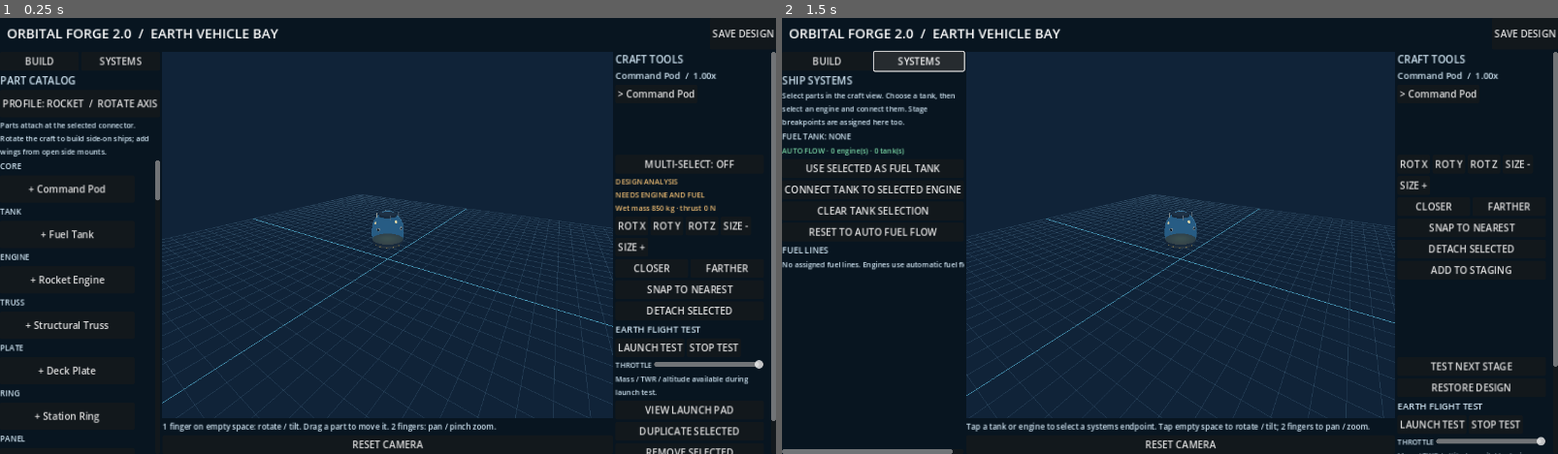
Above: before the commit, frames 1-2 (left to right).
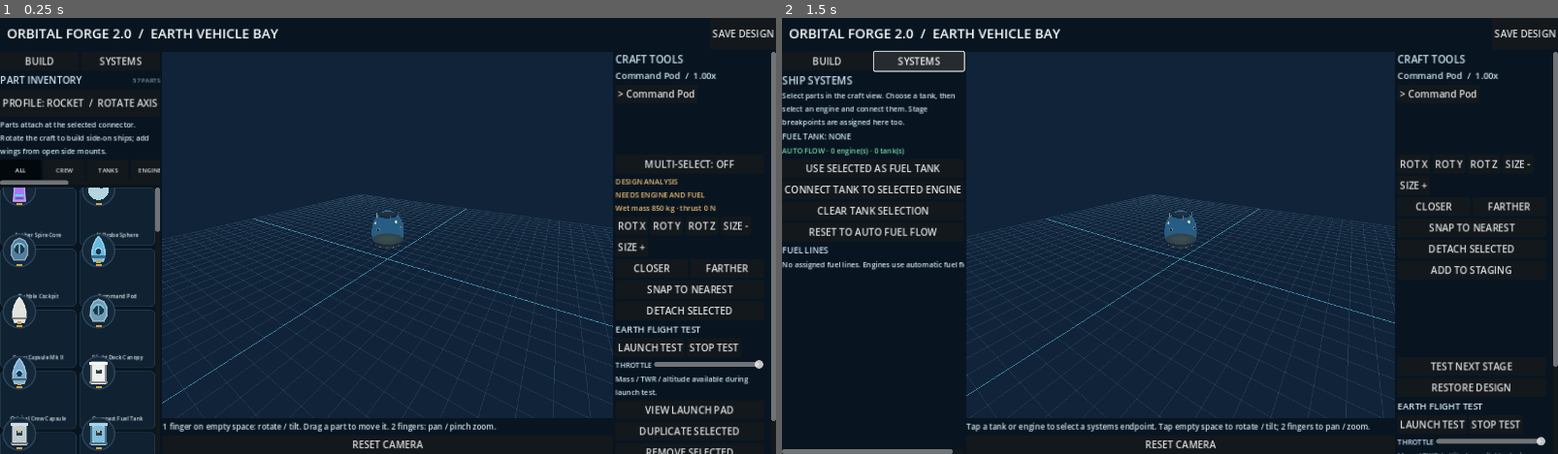
Above: after the commit, the same moments.

Repository: tpylman90-ctrl/-Orbital-Forge-2.0
Game: Godot game, scene res://scenes/main.tscn
Same seed, same stepped clock (60 frames per second), same inputs: the game is played once before the commit and once after it.
Inputs:
- Up to frame 1 (0.25 s): no input
- Up to frame 2 (1.5 s): click "SYSTEMS" at 0.5 s; click "SYSTEMS" at 1.25 s

The runs differ from the first frame. In frame 1, 4.7% of the frame differs, in the area x 0-21%, y 13-100%; in frame 2, nothing differs.

Commit message:
Add image based categorized part inventory

Diff:
--- a/scripts/main.gd
+++ b/scripts/main.gd
@@ -6,6 +6,7 @@
 const StageSimulator = preload("res://scripts/core/stage_simulator.gd")
 const LaunchPhysics = preload("res://scripts/core/launch_physics.gd")
 const LaunchView = preload("res://scripts/ui/launch_view.gd")
+const PartCatalogIcon = preload("res://scripts/ui/part_catalog_icon.gd")
 const SAVE := "user://earth_craft_v2.json"
 
 var active_craft: Dictionary = {}
@@ -46,6 +47,12 @@
 var drag_group: Array[String] = []
 var performance_label: Label
 var editor_hint: Label
+var catalog_scroll: ScrollContainer
+var catalog_tabs: HBoxContainer
+var catalog_grid: GridContainer
+var catalog_category_group: ButtonGroup
+var catalog_category := "ALL"
+const CATALOG_CATEGORY_ORDER := ["ALL","CREW","TANKS","ENGINES","HULL","AERO","STRUCTURE","STAGING","SYSTEMS"]
 
 func _ready() -> void:
  active_craft = Craft.load(SAVE)
@@ -104,7 +111,14 @@
  build_panel = VBoxContainer.new()
  build_panel.size_flags_vertical = Control.SIZE_EXPAND_FILL
  left.add_child(build_panel)
- build_panel.add_child(_label("PART CATALOG",17))
+ var catalog_heading := HBoxContainer.new()
+ build_panel.add_child(catalog_heading)
+ var catalog_title := _label("PART INVENTORY",16)
+ catalog_title.size_flags_horizontal = Control.SIZE_EXPAND_FILL
+ catalog_heading.add_child(catalog_title)
+ var catalog_count := _label("%02d PARTS" % Parts.ITEMS.size(),10)
+ catalog_count.add_theme_color_override("font_color",Color("#7e9aab"))
+ catalog_heading.add_child(catalog_count)
  profile_button = Button.new()
  profile_button.custom_minimum_size.y = 45
  profile_button.pressed.connect(_toggle_craft_profile)
@@ -113,24 +127,38 @@
  var profile_hint := _label("Parts attach at the selected connector. Rotate the craft to build side-on ships; add wings from open side mounts.",12)
  profile_hint.autowrap_mode = TextServer.AUTOWRAP_WORD_SMART
  build_panel.add_child(profile_hint)
- var catalog_scroll := ScrollContainer.new()
+ var category_scroll := ScrollContainer.new()
+ category_scroll.custom_minimum_size.y = 38
+ category_scroll.horizontal_scroll_mode = ScrollContainer.SCROLL_MODE_AUTO
+ category_scroll.vertical_scroll_mode = ScrollContainer.SCROLL_MODE_DISABLED
+ category_scroll.size_flags_horizontal = Control.SIZE_EXPAND_FILL
+ build_panel.add_child(category_scroll)
+ catalog_tabs = HBoxContainer.new()
+ catalog_tabs.add_theme_constant_override("separation",4)
+ category_scroll.add_child(catalog_tabs)
+ catalog_category_group = ButtonGroup.new()
+ for category in CATALOG_CATEGORY_ORDER:
+  var tab := Button.new()
+  tab.text = category
+  tab.toggle_mode = true
+  tab.button_group = catalog_category_group
+  tab.custom_minimum_size = Vector2(68,34)
+  tab.add_theme_font_size_override("font_size",10)
+  tab.button_pressed = category == catalog_category
+  tab.pressed.connect(_select_catalog_category.bind(category))
+  catalog_tabs.add_child(tab)
+ catalog_scroll = ScrollContainer.new()
  catalog_scroll.size_flags_vertical = Control.SIZE_EXPAND_FILL
+ catalog_scroll.horizontal_scroll_mode = ScrollContainer.SCROLL_MODE_DISABLED
+ catalog_scroll.vertical_scroll_mode = ScrollContainer.SCROLL_MODE_AUTO
  build_panel.add_child(catalog_scroll)
- var catalog := VBoxContainer.new()
- catalog.add_theme_constant_override("separation",5)
- catalog_scroll.add_child(catalog)
- var last_category := ""
- for part_id in Parts.ITEMS:
-  var part: Dictionary = Parts.ITEMS[part_id]
-  var category: String = str(part.get("kind","misc")).replace("_"," ").to_upper()
-  if category != last_category:
-   catalog.add_child(_label(category,13))
-   last_category = category
-  var button := Button.new()
-  button.text = "+ " + str(part["name"])
-  button.custom_minimum_size.y = 45
-  button.pressed.connect(_add_part.bind(str(part_id)))
-  catalog.add_child(button)
+ catalog_grid = GridContainer.new()
+ catalog_grid.columns = 2
+ catalog_grid.size_flags_horizontal = Control.SIZE_EXPAND_FILL
+ catalog_grid.add_theme_constant_override("h_separation",5)
+ catalog_grid.add_theme_constant_override("v_separation",5)
+ catalog_scroll.add_child(catalog_grid)
+ _populate_catalog_grid()
  systems_panel = VBoxContainer.new()
  systems_panel.size_flags_vertical = Control.SIZE_EXPAND_FILL
  systems_panel.visible = false
@@ -302,6 +330,99 @@
  right.add_child(info)
  _set_builder_mode("BUILD")
 
+func _select_catalog_category(category: String) -> void:
+ catalog_category = category
+ _populate_catalog_grid()
+
+func _catalog_category_for(part: Dictionary) -> String:
+ var kind := str(part.get("kind","misc"))
+ if kind in ["core","crew_capsule","cockpit","sphere","spire"]: return "CREW"
+ if kind == "tank": return "TANKS"
+ if kind in ["engine","ion","booster","booster_engine"]: return "ENGINES"
+ if kind in ["nose","adapter","fuselage","cargo_pod","payload_bay","fairing","service_module","heat_shield"]: return "HULL"
+ if kind in ["wing","tail_fin","landing_legs"]: return "AERO"
+ if kind in ["truss","plate","crossfeed","ring"]: return "STRUCTURE"
+ if kind in ["decoupler_inline","decoupler_radial","separator_tube"]: return "STAGING"
+ return "SYSTEMS"
+
+func _populate_catalog_grid() -> void:
+ if catalog_grid == null: return
+ for child in catalog_grid.get_children():
+  catalog_grid.remove_child(child)
+  child.queue_free()
+ var part_ids: Array[String] = []
+ for part_id in Parts.ITEMS:
+  var part: Dictionary = Parts.ITEMS[part_id]
+  if catalog_category == "ALL" or _catalog_category_for(part) == catalog_category:
+   part_ids.append(str(part_id))
+ part_ids.sort_custom(func(a: String,b: String) -> bool:
+  var part_a: Dictionary = Parts.ITEMS[a]
+  var part_b: Dictionary = Parts.ITEMS[b]
+  if catalog_category == "ALL":
+   var category_rank_a: int = CATALOG_CATEGORY_ORDER.find(_catalog_category_for(part_a))
+   var category_rank_b: int = CATALOG_CATEGORY_ORDER.find(_catalog_category_for(part_b))
+   if category_rank_a != category_rank_b: return category_rank_a < category_rank_b
+  return str(part_a.get("name",a)).nocasecmp_to(str(part_b.get("name",b))) < 0
+ )
+ for part_id in part_ids:
+  var part: Dictionary = Parts.ITEMS[part_id]
+  var tile := Button.new()
+  tile.text = ""
+  tile.custom_minimum_size = Vector2(96,96)
+  tile.size_flags_horizontal = Control.SIZE_EXPAND_FILL
+  tile.focus_mode = Control.FOCUS_ALL
+  tile.tooltip_text = "%s\n%s" % [str(part.get("name",part_id)),_catalog_category_for(part)]
+  tile.set_meta("part_type",part_id)
+  tile.set_meta("part_category",_catalog_category_for(part))
+  _style_catalog_tile(tile)
+  tile.pressed.connect(_add_part.bind(part_id))
+  catalog_grid.add_child(tile)
+  var content := VBoxContainer.new()
+  content.set_anchors_and_offsets_preset(Control.PRESET_FULL_RECT)
+  content.offset_left = 3
+  content.offset_top = 3
+  content.offset_right = -3
+  content.offset_bottom = -3
+  content.add_theme_constant_override("separation",0)
+  content.mouse_filter = Control.MOUSE_FILTER_IGNORE
+  tile.add_child(content)
+  var icon := PartCatalogIcon.new()
+  icon.custom_minimum_size = Vector2(0,60)
+  icon.size_flags_horizontal = Control.SIZE_EXPAND_FILL
+  icon.size_flags_vertical = Control.SIZE_EXPAND_FILL
+  icon.mouse_filter = Control.MOUSE_FILTER_IGNORE
+  icon.configure(part)
+  content.add_child(icon)
+  var name := Label.new()
+  name.text = str(part.get("name",part_id))
+  name.horizontal_alignment = HORIZONTAL_ALIGNMENT_CENTER
+  name.vertical_alignment = VERTICAL_ALIGNMENT_CENTER
+  name.autowrap_mode = TextServer.AUTOWRAP_WORD_SMART
+  name.clip_text = true
+  name.custom_minimum_size.y = 28
+  name.add_theme_font_size_override("font_size",9)
+  name.add_theme_color_override("font_color",Color("#d6e3e9"))
+  name.mouse_filter = Control.MOUSE_FILTER_IGNORE
+  content.add_child(name)
+
+func _style_catalog_tile(button: Button) -> void:
+ var normal := StyleBoxFlat.new()
+ normal.bg_color = Color("#102131")
+ normal.border_color = Color("#233d50")
+ normal.set_border_width_all(1)
+ normal.set_corner_radius_all(7)
+ normal.set_content_margin_all(3)
+ var hover := normal.duplicate() as StyleBoxFlat
+ hover.bg_color = Color("#183246")
+ hover.border_color = Color("#5da9bd")
+ var pressed := normal.duplicate() as StyleBoxFlat
+ pressed.bg_color = Color("#1d3845")
+ pressed.border_color = Color("#e2b867")
+ button.add_theme_stylebox_override("normal",normal)
+ button.add_theme_stylebox_override("hover",hover)
+ button.add_theme_stylebox_override("pressed",pressed)
+ button.add_theme_stylebox_override("focus",hover)
+
 func _label(value: String, font_size: int) -> Label:
  var label := Label.new()
  label.text = value
--- /dev/null
+++ b/scripts/ui/part_catalog_icon.gd
@@ -0,0 +1,217 @@
+extends Control
+class_name OFPartCatalogIcon
+
+var part: Dictionary = {}
+
+func configure(spec: Dictionary) -> void:
+	part = spec.duplicate()
+	queue_redraw()
+
+func _draw() -> void:
+	if part.is_empty(): return
+	var scale_factor := minf(size.x,size.y)/64.0
+	var offset := (size-Vector2.ONE*64.0*scale_factor)*0.5
+	draw_set_transform(offset,0.0,Vector2.ONE*scale_factor)
+	var shell := Color(str(part.get("color","#b9c9d2")))
+	var light := shell.lightened(0.32)
+	var dark := shell.darkened(0.42)
+	var kind := str(part.get("kind","misc"))
+	var shape := str(part.get("shape",""))
+	draw_circle(Vector2.ZERO,28.0,Color("#14283a"))
+	draw_arc(Vector2.ZERO,27.5,0.0,TAU,48,Color("#294357"),1.2,true)
+
+	if kind == "ring":
+		var radius := 20.0 if float(part.get("radius",1.0)) > 1.15 else 17.0
+		draw_circle(Vector2.ZERO,radius,shell)
+		draw_circle(Vector2.ZERO,radius*0.57,Color("#14283a"))
+		draw_arc(Vector2.ZERO,radius*0.78,PI*1.05,PI*1.88,24,light,2.0,true)
+		draw_circle(Vector2(0,-radius-1.0),2.0,Color("#d8b86e"))
+	elif kind in ["wing","tail_fin","panel","radiator","plate"]:
+		_draw_flat_part(kind,shape,shell,light,dark)
+	elif kind in ["truss","boom","antenna","decoupler_radial","crossfeed","rcs","landing_legs"]:
+		_draw_frame_part(kind,shell,light,dark)
+	elif kind in ["engine","ion","booster_engine"]:
+		_draw_engine(kind,shell,light,dark)
+	elif kind == "tank" and shape == "spherical":
+		draw_circle(Vector2.ZERO,18.0,shell)
+		draw_arc(Vector2.ZERO,18.0,PI*1.06,PI*1.92,20,dark,2.0,true)
+		draw_arc(Vector2(-3,-3),12.0,PI*1.08,PI*1.88,18,light,2.0,true)
+		draw_circle(Vector2(10,0),2.0,Color("#d8b86e"))
+	elif kind == "tank" and shape == "rectangular":
+		_draw_box_hull(shell,light,dark)
+	else:
+		_draw_axial_part(kind,shape,shell,light,dark)
+
+	# A small mount notch gives these thumbnails a consistent inventory silhouette.
+	draw_rect(Rect2(-5.0,23.0,10.0,3.0),Color("#d0a454"))
+	draw_set_transform(Vector2.ZERO,0.0,Vector2.ONE)
+
+func _draw_axial_part(kind: String, shape: String, shell: Color, light: Color, dark: Color) -> void:
+	var left := -11.0
+	var right := 11.0
+	var top := -22.0
+	var bottom := 22.0
+	if kind == "cockpit":
+		_draw_poly([Vector2(-14,7),Vector2(-13,-8),Vector2(-8,-17),Vector2(0,-21),Vector2(9,-17),Vector2(14,-8),Vector2(14,7),Vector2(9,16),Vector2(-9,16)],shell,light)
+		_draw_ellipse(Vector2(0,-3),Vector2(9,9),Color("#15384c"))
+		draw_arc(Vector2(0,-3),9.0,PI*1.08,PI*1.88,18,Color("#79c9d7"),1.6,true)
+		draw_line(Vector2(0,-11),Vector2(0,5),Color("#8daeba"),1.4,true)
+		return
+	if kind in ["core","crew_capsule"] or kind == "nose":
+		_draw_poly([Vector2(left,10),Vector2(left,0),Vector2(-8,-11),Vector2(-4,-19),Vector2(0,-24),Vector2(4,-19),Vector2(8,-11),Vector2(right,0),Vector2(right,10),Vector2(8,18),Vector2(-8,18)],shell,light)
+		draw_rect(Rect2(-12,9,24,4),dark)
+		draw_rect(Rect2(-4,17,8,4),Color("#d0a454"))
+		if kind == "core":
+			_draw_ellipse(Vector2(0,1),Vector2(4.6,6.0),Color("#15364b"))
+			draw_arc(Vector2(0,1),5.4,PI*1.1,PI*1.9,12,Color("#a9dbe4"),1.0,true)
+		elif kind == "nose" and shape == "needle":
+			draw_line(Vector2(0,-23),Vector2(0,-10),light,1.2,true)
+		return
+	if kind in ["sphere","spire"]:
+		if kind == "sphere":
+			draw_circle(Vector2.ZERO,18.0,shell)
+			draw_arc(Vector2.ZERO,18.0,PI*1.05,PI*1.9,18,dark,2.0,true)
+			draw_circle(Vector2(5,-5),4.0,Color("#15364b"))
+			draw_circle(Vector2(4,-6),1.4,Color("#81d7e6"))
+		else:
+			_draw_poly([Vector2(-10,20),Vector2(-8,-12),Vector2(-3,-18),Vector2(0,-27),Vector2(4,-18),Vector2(8,-12),Vector2(10,20)],shell,light)
+			draw_line(Vector2(-7,10),Vector2(7,10),Color("#52d9e5"),2.0,true)
+			draw_line(Vector2(-6,15),Vector2(6,15),Color("#6f53a8"),1.6,true)
+		return
+	if kind in ["heat_shield","lander"]:
+		_draw_poly([Vector2(-20,5),Vector2(-15,-5),Vector2(-8,-8),Vector2(8,-8),Vector2(15,-5),Vector2(20,5),Vector2(15,12),Vector2(-15,12)],shell,light)
+		draw_line(Vector2(-16,7),Vector2(16,7),Color("#d4aa5b"),2.0,true)
+		if kind == "lander":
+			draw_line(Vector2(-11,13),Vector2(-19,22),light,2.0,true)
+			draw_line(Vector2(11,13),Vector2(19,22),light,2.0,true)
+		return
+	# Standard pressure tank, adapter, fairing, fuselage or payload body.
+	if kind == "adapter":
+		_draw_poly([Vector2(-18,-18),Vector2(18,-18),Vector2(11,18),Vector2(-11,18)],shell,light)
+	elif kind in ["fairing","separator_tube"]:
+		_draw_poly([Vector2(-16,19),Vector2(-14,-9),Vector2(-8,-18),Vector2(0,-23),Vector2(8,-18),Vector2(14,-9),Vector2(16,19)],shell,light)
+		if kind == "fairing": draw_line(Vector2(0,-20),Vector2(0,19),dark,1.4,true)
+	else:
+		left = -12.0 if kind != "fuselage" else -16.0
+		right = -left
+		_draw_poly([Vector2(left,-18),Vector2(right,-18),Vector2(right,18),Vector2(left,18)],shell,light)
+		draw_rect(Rect2(left-2,-16,3,32),dark)
+		draw_rect(Rect2(right-1,-16,3,32),dark)
+		draw_rect(Rect2(left-3,-18,right-left+6,4),light)
+		draw_rect(Rect2(left-3,14,right-left+6,4),dark)
+		draw_rect(Rect2(-5,-6,10,8),Color("#263e4d"))
+		draw_rect(Rect2(-3,-5,6,2),Color("#e4b45f"))
+		for y in [-13.0,13.0]:
+			draw_circle(Vector2(-8,y),1.2,Color("#d8dddb"))
+			draw_circle(Vector2(8,y),1.2,Color("#d8dddb"))
+	if kind == "cargo_pod":
+		draw_rect(Rect2(-7,-8,14,14),Color("#273f51"))
+		draw_line(Vector2(0,-7),Vector2(0,4),Color("#70bac4"),1.2,true)
+
+func _draw_flat_part(kind: String, shape: String, shell: Color, light: Color, dark: Color) -> void:
+	if kind == "wing" or kind == "tail_fin":
+		var points := PackedVector2Array([Vector2(-24,-5),Vector2(-5,-10),Vector2(20,-19),Vector2(14,1),Vector2(-4,10),Vector2(-24,6)])
+		if shape == "delta": points = PackedVector2Array([Vector2(-24,-5),Vector2(22,-19),Vector2(11,0),Vector2(22,19),Vector2(-24,5)])
+		elif shape == "forward_swept": points = PackedVector2Array([Vector2(-24,-5),Vector2(-5,-10),Vector2(22,15),Vector2(12,1),Vector2(-4,10),Vector2(-24,6)])
+		elif shape == "stub": points = PackedVector2Array([Vector2(-22,-7),Vector2(12,-12),Vector2(19,0),Vector2(12,12),Vector2(-22,7)])
+		_draw_poly(points,shell,light)
+		draw_line(Vector2(-18,0),Vector2(16,0),dark,1.2,true)
+		draw_line(Vector2(-6,-7),Vector2(-6,7),Color("#d0a454"),1.0,true)
+		return
+	if kind == "panel" or kind == "radiator":
+		draw_rect(Rect2(-21,-15,42,30),dark)
+		draw_rect(Rect2(-19,-13,38,26),shell)
+		for x in [-12.0,-4.0,4.0,12.0]: draw_line(Vector2(x,-12),Vector2(x,12),Color("#99d2df"),1.0,true)
+		for y in [-5.0,5.0]: draw_line(Vector2(-18,y),Vector2(18,y),Color("#89b9ce"),0.8,true)
+		draw_line(Vector2(-24,0),Vector2(24,0),Color("#d6ae5b"),1.5,true)
+		return
+	if kind == "plate":
+		_draw_poly([Vector2(-17,-19),Vector2(17,-19),Vector2(21,-13),Vector2(21,13),Vector2(17,19),Vector2(-17,19),Vector2(-21,13),Vector2(-21,-13)],shell,light)
+		draw_circle(Vector2(-13,-12),1.5,Color("#f1c16a"))
+		draw_circle(Vector2(13,-12),1.5,Color("#f1c16a"))
+		draw_circle(Vector2(-13,12),1.5,Color("#f1c16a"))
+		draw_circle(Vector2(13,12),1.5,Color("#f1c16a"))
+		draw_circle(Vector2.ZERO,7.0,dark)
+
+func _draw_frame_part(kind: String, shell: Color, light: Color, dark: Color) -> void:
+	if kind == "antenna":
+		draw_line(Vector2(0,20),Vector2(0,-9),light,2.0,true)
+		draw_arc(Vector2(0,-8),17.0,PI*1.18,PI*1.82,20,shell,3.0,true)
+		draw_circle(Vector2(0,-9),2.5,Color("#e4bd68"))
+		draw_line(Vector2(0,20),Vector2(-9,22),dark,1.5,true)
+		draw_line(Vector2(0,20),Vector2(9,22),dark,1.5,true)
+		return
+	if kind == "boom":
+		draw_line(Vector2(-20,14),Vector2(17,-13),shell,3.0,true)
+		draw_line(Vector2(-20,14),Vector2(-24,21),Color("#d6ad59"),2.0,true)
+		draw_rect(Rect2(12,-20,12,12),light)
+		draw_circle(Vector2(18,-14),3.0,Color("#47cada"))
+		return
+	if kind == "truss":
+		draw_line(Vector2(-18,-18),Vector2(-18,18),light,2.4,true)
+		draw_line(Vector2(18,-18),Vector2(18,18),light,2.4,true)
+		for y in [-15.0,0.0,15.0]: draw_line(Vector2(-18,y),Vector2(18,y),shell,1.6,true)
+		draw_line(Vector2(-18,-15),Vector2(18,0),dark,1.4,true)
+		draw_line(Vector2(18,-15),Vector2(-18,0),dark,1.4,true)
+		draw_line(Vector2(-18,0),Vector2(18,15),dark,1.4,true)
+		draw_line(Vector2(18,0),Vector2(-18,15),dark,1.4,true)
+		return
+	if kind == "decoupler_radial":
+		draw_rect(Rect2(-17,-16,24,32),shell)
+		draw_rect(Rect2(-20,-11,7,22),Color("#d5a452"))
+		draw_line(Vector2(-13,-8),Vector2(8,8),light,2.0,true)
+		draw_line(Vector2(-13,8),Vector2(8,-8),light,2.0,true)
+		draw_circle(Vector2(12,0),4.0,Color("#ea9c4b"))
+		return
+	if kind == "crossfeed":
+		draw_rect(Rect2(-18,-8,36,16),shell)
+		draw_rect(Rect2(-4,-16,8,32),light)
+		draw_circle(Vector2(-17,0),4.0,dark)
+		draw_circle(Vector2(17,0),4.0,dark)
+		draw_line(Vector2(-13,0),Vector2(13,0),Color("#d4a84f"),1.6,true)
+		return
+	if kind == "landing_legs":
+		draw_rect(Rect2(-5,-7,10,17),shell)
+		draw_line(Vector2(-4,5),Vector2(-19,20),light,3.0,true)
+		draw_line(Vector2(4,5),Vector2(19,20),light,3.0,true)
+		draw_line(Vector2(-22,20),Vector2(-14,20),Color("#d7b55f"),2.0,true)
+		draw_line(Vector2(14,20),Vector2(22,20),Color("#d7b55f"),2.0,true)
+		return
+	# A compact four-way thruster cluster.
+	_draw_poly([Vector2(-11,-19),Vector2(11,-19),Vector2(15,-14),Vector2(15,14),Vector2(11,19),Vector2(-11,19),Vector2(-15,14),Vector2(-15,-14)],shell,light)
+	for p in [Vector2(-8,-13),Vector2(8,-13),Vector2(-8,13),Vector2(8,13)]:
+		draw_circle(p,3.5,dark)
+		draw_circle(p,1.8,Color("#67d5e6"))
+
+func _draw_engine(kind: String, shell: Color, light: Color, dark: Color) -> void:
+	var top_width := 9.0 if kind != "booster_engine" else 12.0
+	var nozzle_width := 18.0 if kind != "booster_engine" else 21.0
+	_draw_poly([Vector2(-top_width,-19),Vector2(top_width,-19),Vector2(top_width*0.82,2),Vector2(-top_width*0.82,2)],shell,light)
+	_draw_poly([Vector2(-top_width*0.8,0),Vector2(top_width*0.8,0),Vector2(nozzle_width,19),Vector2(-nozzle_width,19)],dark,light)
+	draw_arc(Vector2(0,17),nozzle_width-2.0,0.0,PI,24,Color("#cf8b51"),1.5,true)
+	draw_line(Vector2(-top_width,-12),Vector2(top_width,-12),Color("#d9b366"),1.5,true)
+	if kind == "ion":
+		draw_circle(Vector2(0,9),4.5,Color("#14283a"))
+		draw_circle(Vector2(0,9),2.0,Color("#57dce9"))
+	else:
+		draw_circle(Vector2(0,-5),2.0,Color("#162d3b"))
+
+func _draw_box_hull(shell: Color, light: Color, dark: Color) -> void:
+	_draw_poly([Vector2(-15,-20),Vector2(13,-20),Vector2(19,-14),Vector2(19,15),Vector2(13,21),Vector2(-15,21),Vector2(-20,15),Vector2(-20,-14)],shell,light)
+	draw_line(Vector2(-14,-14),Vector2(14,-14),light,1.5,true)
+	draw_line(Vector2(-14,14),Vector2(14,14),dark,1.5,true)
+	draw_rect(Rect2(-7,-6,14,12),Color("#2a4654"))
+	draw_line(Vector2(0,-5),Vector2(0,5),Color("#d4a957"),1.2,true)
+	for p in [Vector2(-15,-16),Vector2(15,-16),Vector2(-15,16),Vector2(15,16)]: draw_circle(p,1.2,Color("#e7c272"))
+
+func _draw_poly(points: PackedVector2Array, fill: Color, edge: Color) -> void:
+	draw_colored_polygon(points,fill)
+	for index in range(points.size()):
+		draw_line(points[index],points[(index+1)%points.size()],edge,1.2,true)
+
+func _draw_ellipse(center: Vector2, radii: Vector2, fill: Color) -> void:
+	var points := PackedVector2Array()
+	for index in range(32):
+		var angle := TAU * float(index) / 32.0
+		points.append(center + Vector2(cos(angle) * radii.x, sin(angle) * radii.y))
+	draw_colored_polygon(points,fill)
--- a/tests/builder_flow_smoke.gd
+++ b/tests/builder_flow_smoke.gd
@@ -4,6 +4,7 @@
 const Main = preload("res://scripts/main.gd")
 const Flight = preload("res://scripts/core/launch_physics.gd")
 const Parts = preload("res://scripts/core/parts_catalog.gd")
+const CatalogIcon = preload("res://scripts/ui/part_catalog_icon.gd")
 
 func _initialize() -> void:
 	call_deferred("_run")
@@ -14,6 +15,27 @@
 	root.add_child(app)
 	await process_frame
 	print("BUILDER_CHECKPOINT: app ready")
+	if app.catalog_grid.get_child_count() != Parts.ITEMS.size():
+		push_error("Part inventory did not show every component")
+		quit(1)
+		return
+	for tile in app.catalog_grid.get_children():
+		if not tile.has_meta("part_type") or tile.get_child_count() == 0 or tile.get_child(0).get_child_count() == 0 or tile.get_child(0).get_child(0).get_script() != CatalogIcon:
+			push_error("Part inventory tile is missing its image or component identity")
+			quit(1)
+			return
+	app._select_catalog_category("TANKS")
+	if app.catalog_grid.get_child_count() == 0:
+		push_error("Part inventory tank filter returned no components")
+		quit(1)
+		return
+	for tile in app.catalog_grid.get_children():
+		if tile.get_meta("part_category") != "TANKS":
+			push_error("Part inventory category filter displayed a component from another type")
+			quit(1)
+			return
+	app._select_catalog_category("ALL")
+	print("BUILDER_CHECKPOINT: image inventory and category filters passed")
 	app.active_craft = Craft.create("Builder flow smoke test","earth")
 	var pod := Craft.add_part(app.active_craft,"command_pod",Vector3(0,1.3,0))
 	app.selected_uid = pod
